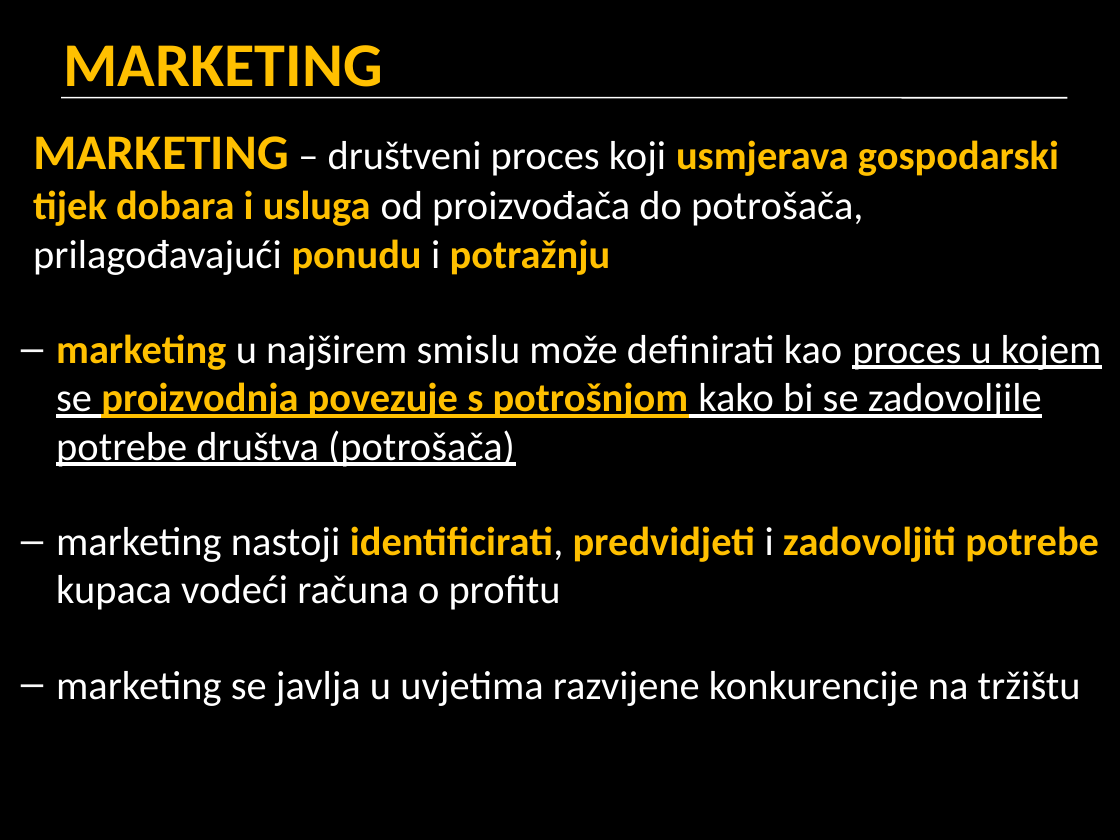
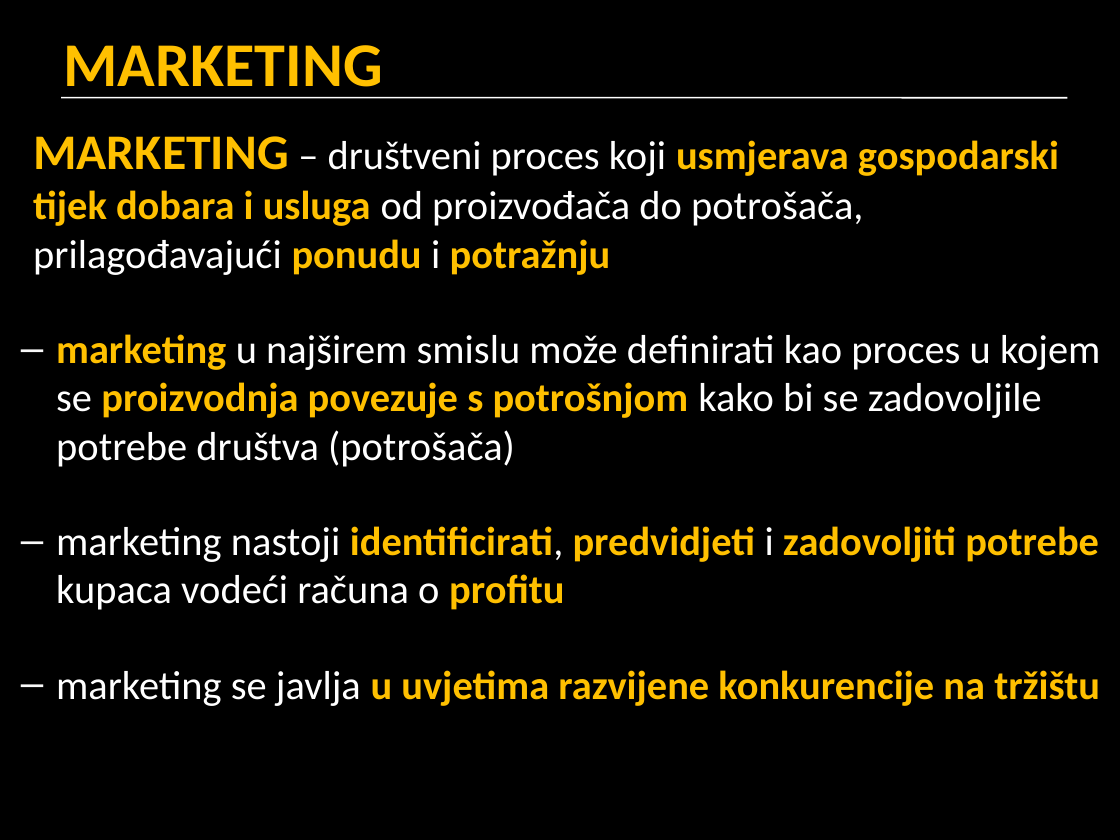
Before and after one commit to cornx/print, a slide deck: slide 11 of data/politika/prezentacije/010_poduzetnistvo.pptx. Drawn at 1120x840 pixels with LibreOffice and Linux fonts; fonts in the diff are those of the drawing. Boxes give left, top, right and bottom in pixels: in the first picture for what was removed or moved away, otherwise in the second. Text is boxed around its words. In the diff, an @@ line names an element or a change of style, - is before the commit and + after.

```diff
--- a/data/politika/prezentacije/010_poduzetnistvo.pptx
+++ b/data/politika/prezentacije/010_poduzetnistvo.pptx
@@ text at (56, 334, 1100, 706): underline off in "proces u kojem se proizvodnja povezuje s ..."; text colour #FFFFFF to #FFC000, bold on in "profitu", "u uvjetima razvijene konkurencije na tržištu" @@
```
Also in this commit, not shown: 13 other slides changed, 3 slides added, 2 slides removed.
